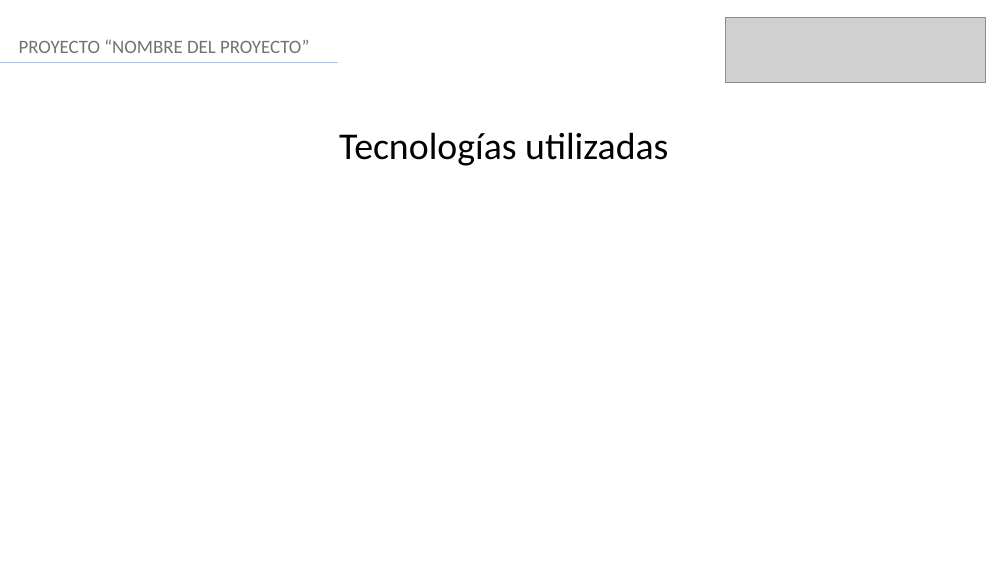
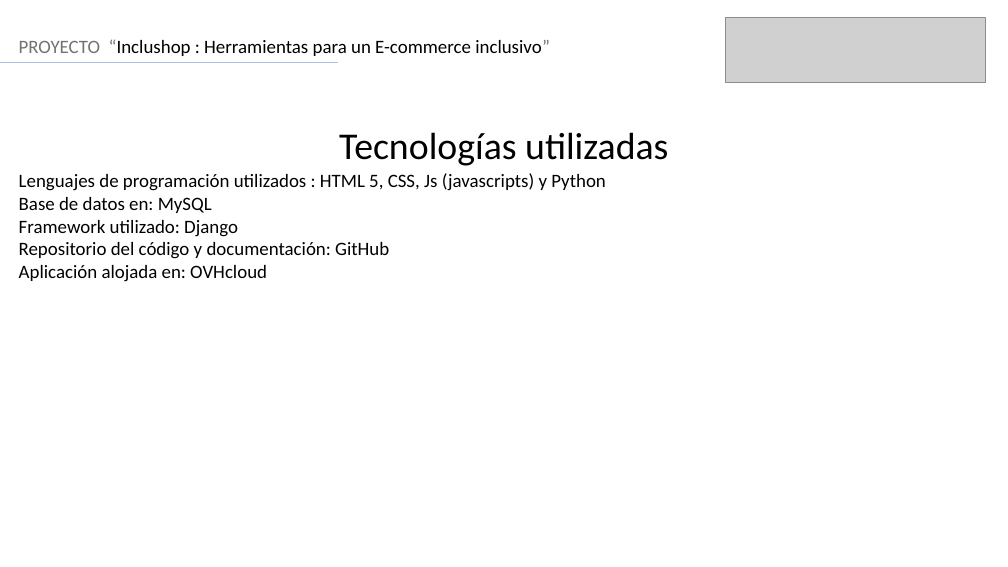
Before and after one commit to FelipeMunhoz18/FelipeMunhoz18-Bravo-Vargas-Munoz-Docs, a slide deck: slide 10 of Fase 3/Evidencias Grupales/Formato Presentación final.pptx. Drawn at 1008x567 pixels with LibreOffice and Linux fonts; fonts in the diff are those of the drawing; grey boxes stand for pictures. Boxes give left, top, right and bottom in pixels: in the first picture for what was removed or moved away, otherwise in the second. Text is boxed around its words. In the diff, an @@ line names an element or a change of style, - is before the commit and + after.

```diff
--- a/Fase 3/Evidencias Grupales/Formato Presentación final.pptx
+++ b/Fase 3/Evidencias Grupales/Formato Presentación final.pptx
@@ text at <box>19,39,550,56</box>: text changed; text colour #767171 to #000000 @@
-PROYECTO “NOMBRE DEL PROYECTO”
+PROYECTO “Inclushop : Herramientas para un E-commerce inclusivo”
@@ text added at <box>19,173,606,282</box>, 18 pt, text #000000 @@
+Lenguajes de programación utilizados : HTML 5, CSS, Js (javascripts) y Python
+Base de datos en: MySQL
+Framework utilizado: Django
+Repositorio del código y documentación: GitHub
+Aplicación alojada en: OVHcloud
```
Also in this commit, not shown: 5 other slides changed.
